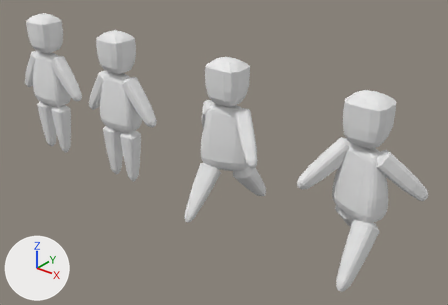
What one commit did to the Blender file ressources/42_run_character.blend.
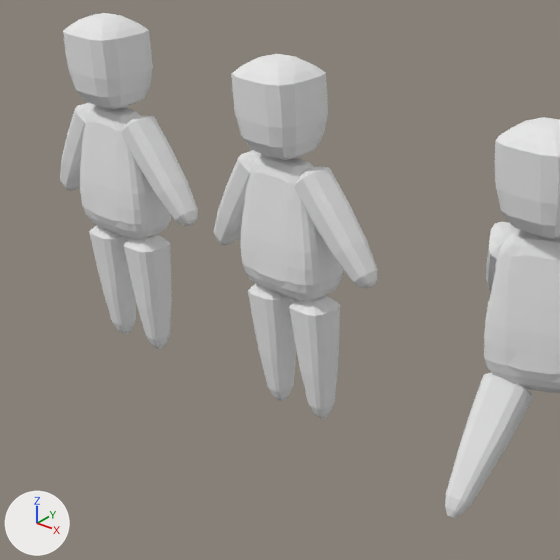
There are two pictures of each version: one whole from a 50 mm camera at (20.76, -19.87, 15.4) aimed at (1.05, 4.77, 0.12), one close up on the part from 0% to 52% of the width and 3% to 79% of the height. The lights are fixed; the arrows at lower left show +X, +Y and +Z.

The first close-up shows 'Character_idle', 'Character_jumping', 'Character_running_1'.
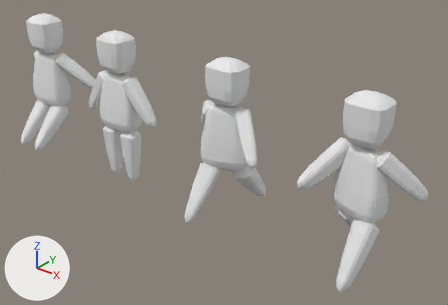
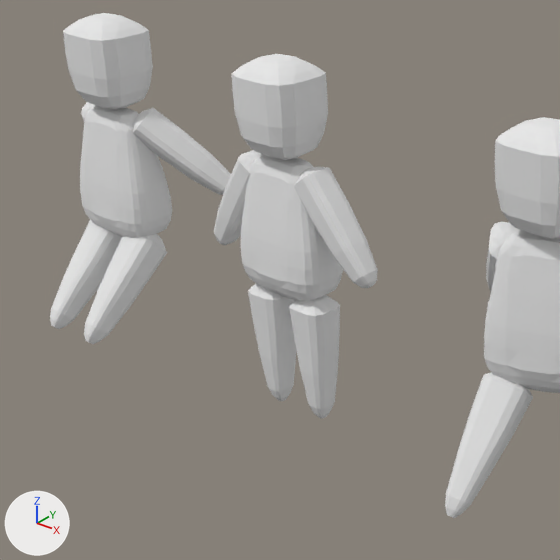
Where the newer file only moved an object's origin or applied its transform, the numbers keep the older frame.

Changed parts and their boxes [x1, y1, x2, y2] in the close-ups (560 x 560 px; the box of a moved part takes in the faces that stretch with it):
'Character_jumping', reshaped (31% wider): before [60, 13, 198, 349]; after [50, 13, 231, 344]
part 1 of me_cube_008, moved or reshaped: before [121, 116, 198, 226]; after [133, 108, 231, 195]
part 2 of me_cube_008, moved or reshaped: before [123, 234, 172, 349]; after [84, 234, 167, 344]
part 3 of me_cube_008, moved or reshaped: before [60, 103, 95, 191]; after [81, 102, 95, 121]
part 4 of me_cube_008, moved or reshaped: before [89, 225, 136, 334]; after [50, 220, 122, 329]

What the commit changed:
me_cube_008 has 1018 vertices, 2012 faces and spans x -2.75..2.88, y -0.84..0.95, z -5.03..4.35.
me_cube_008 is used by ob_character_jumping; location (-12.79, 3.64, 1.71).
me_cube_008 part 1: the loose piece of 114 vertices spanning x 0.62..2.88, y -0.43..0.45, z -0.85..1.84 is turned 35 degrees about the x axis through its middle, then moved by (0.0, 0.79, 0.25).
me_cube_008 part 2: the loose piece of 114 vertices spanning x 0.24..1.37, y -0.58..0.45, z -5.03..-1.52 is turned -45 degrees about the x axis through its middle, then moved by (0.0, -1.02, 0.48).
me_cube_008 part 3: the loose piece of 114 vertices spanning x -2.75..-0.65, y -0.43..0.45, z -1.04..1.78 is turned 35 degrees about the x axis through its middle, then moved by (0.0, 0.86, 0.27).
me_cube_008 part 4: the loose piece of 114 vertices spanning x -1.31..-0.18, y -0.58..0.45, z -5.03..-1.52 is turned -45 degrees about the x axis through its middle, then moved by (0.0, -1.02, 0.48).
